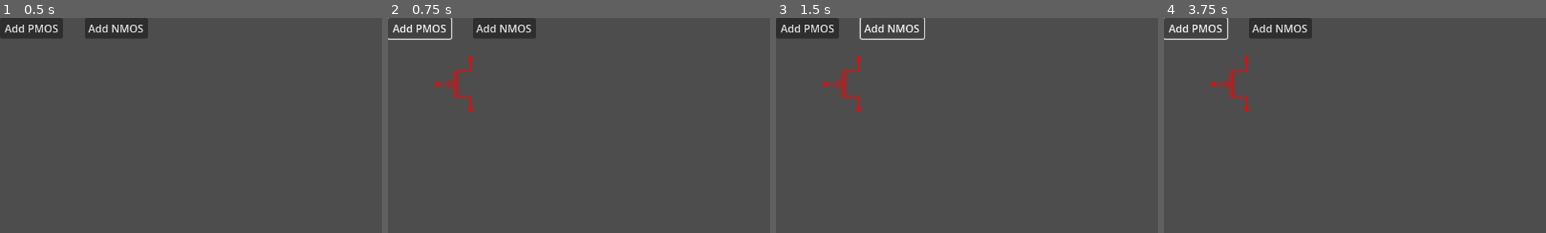
Above: before the commit, frames 1-4 (left to right).
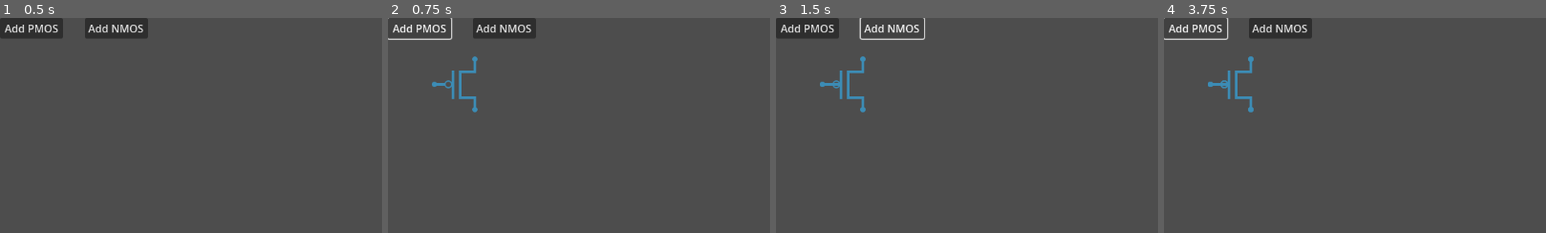
Above: after the commit, the same moments.

Repository: TrueFoXDeN/TransistorGame
Game: Godot game, scene res://Test.tscn
The game is run twice, just before and just after one commit, with the same random seed, the same clock (stepped at 60 frames per second) and the same inputs.
Inputs:
- Up to frame 1 (0.5 s): no input
- Up to frame 2 (0.75 s): click "Add PMOS" at 0.5 s
- Up to frame 3 (1.5 s): click "Add NMOS" at 1.25 s
- Up to frame 4 (3.75 s): click "Add PMOS" at 2 s; click "Add NMOS" at 2.75 s; click "Add PMOS" at 3.5 s
The pictures show only the part of the screen within x 0-50%, y 0-50%; the shares and areas given below are measured in that part.

Frame 1 is identical in both runs. In frame 2, 0.7% of the frame differs, in the area x 11-24%, y 17-44%; in frame 3, 0.7%; in frame 4, 0.7%.

Commit message:
Added NMOS

Diff:
--- a/GameControl.gd
+++ b/GameControl.gd
@@ -1,9 +1,9 @@
 extends Node2D
 var pmos_scene : PackedScene = preload("res://PMOS.tscn")
+var nmos_scene : PackedScene = preload("res://NMOS.tscn")
 
 # Called when the node enters the scene tree for the first time.
 func _ready():
-	$Add_PMOS.pressed.connect(self.on_pmos_click)
 	pass # Replace with function body.
 
 
@@ -12,8 +12,17 @@
 	pass
 
 
-func on_pmos_click():
+
+
+func _on_add_pmos_pressed():
 	print("PMOS Click")
 	var pmos_instance = pmos_scene.instantiate()
 	pmos_instance.position = Vector2(100, 100)
 	add_child(pmos_instance)
+
+
+func _on_add_nm_os_pressed():
+	print("NMOS Click")
+	var nmos_instance = nmos_scene.instantiate()
+	nmos_instance.position = Vector2(100, 100)
+	add_child(nmos_instance)
--- a/NMOS.gd
+++ b/NMOS.gd
@@ -1,5 +1,8 @@
-extends Node2D
+extends Area2D
 
+var draggable = false
+
+var offset: Vector2
 
 # Called when the node enters the scene tree for the first time.
 func _ready():
@@ -8,17 +11,21 @@
 
 # Called every frame. 'delta' is the elapsed time since the previous frame.
 func _process(delta):
-	pass
+	if draggable:
+		if Input.is_action_just_pressed("click"):
+			offset = get_global_mouse_position() - global_position
+		if Input.is_action_pressed("click"):
+			global_position = get_global_mouse_position() - offset
 
 
-func _draw():
-	draw_line(Vector2(100,0), Vector2(100,20),Color.RED, 2.0)
-	draw_line(Vector2(80,20), Vector2(100,20),Color.RED, 2.0)
-	draw_line(Vector2(80,20), Vector2(80,60),Color.RED, 2.0)
-	draw_line(Vector2(80,60), Vector2(100,60),Color.RED, 2.0)
-	draw_line(Vector2(100,60), Vector2(100,80),Color.RED, 2.0)
-	draw_line(Vector2(75,20), Vector2(75,60),Color.RED, 2.0)
-	draw_line(Vector2(75,40), Vector2(50,40),Color.RED, 2.0)
-	draw_circle(Vector2(100,2), 3, Color.RED)
-	draw_circle(Vector2(100,78), 3, Color.RED)
-	draw_circle(Vector2(50,40), 3, Color.RED)
+func _on_mouse_entered():
+	draggable = true
+	var tween = get_tree().create_tween()
+	tween.tween_property(self, "scale", Vector2(1.1, 1.1), 0.1).set_ease(Tween.EASE_OUT)
+
+
+
+func _on_mouse_exited():
+	draggable = false
+	var tween = get_tree().create_tween()
+	tween.tween_property(self, "scale", Vector2(1.0, 1.0), 0.1).set_ease(Tween.EASE_OUT)
--- /dev/null
+++ b/NMOS.tscn
@@ -0,0 +1,23 @@
+[gd_scene load_steps=4 format=3 uid="uid://dh3wtqto2nw42"]
+
+[ext_resource type="Texture2D" uid="uid://c1wn3bv4wrqv7" path="res://res/nmos.png" id="1_mdtjq"]
+[ext_resource type="Script" path="res://NMOS.gd" id="1_tywm1"]
+
+[sub_resource type="RectangleShape2D" id="RectangleShape2D_dd8xp"]
+size = Vector2(69, 84)
+
+[node name="NMOS" type="Area2D"]
+script = ExtResource("1_tywm1")
+
+[node name="CollisionShape2D" type="CollisionShape2D" parent="."]
+show_behind_parent = true
+position = Vector2(0.5, 0)
+shape = SubResource("RectangleShape2D_dd8xp")
+
+[node name="Sprite2D" type="Sprite2D" parent="."]
+modulate = Color(0.235294, 0.54902, 0.709804, 1)
+texture_filter = 1
+texture = ExtResource("1_mdtjq")
+
+[connection signal="mouse_entered" from="." to="." method="_on_mouse_entered"]
+[connection signal="mouse_exited" from="." to="." method="_on_mouse_exited"]
--- a/PMOS.gd
+++ b/PMOS.gd
@@ -18,24 +18,6 @@
 			global_position = get_global_mouse_position() - offset
 
 
-	queue_redraw()
-
-func _draw():
-	draw_line(Vector2(25,-40), Vector2(25,-20), Color.RED, 2.0)
-	draw_line(Vector2(5,-20), Vector2(25,-20), Color.RED, 2.0)
-	draw_line(Vector2(5,-20), Vector2(5,20), Color.RED, 2.0)
-	draw_line(Vector2(5,20), Vector2(25,20), Color.RED, 2.0)
-	draw_line(Vector2(25,20), Vector2(25,40), Color.RED, 2.0)
-	draw_line(Vector2(0,-20), Vector2(0,20), Color.RED, 2.0)
-	draw_line(Vector2(-8,0), Vector2(-25,0), Color.RED, 2.0)
-	draw_circle(Vector2(-25,0), 3, Color.RED)
-	draw_circle(Vector2(25,-38), 3, Color.RED)
-	draw_circle(Vector2(25,38), 3, Color.RED)
-	draw_arc(Vector2(-5,0), 4, 0, 360, 15, Color.RED, 1.5)
-
-
-
-
 func _on_mouse_entered():
 	draggable = true
 	var tween = get_tree().create_tween()
--- a/PMOS.tscn
+++ b/PMOS.tscn
@@ -1,16 +1,23 @@
-[gd_scene load_steps=3 format=3 uid="uid://c7gxq2qogff7f"]
+[gd_scene load_steps=4 format=3 uid="uid://c7gxq2qogff7f"]
 
 [ext_resource type="Script" path="res://PMOS.gd" id="1_8k56l"]
+[ext_resource type="Texture2D" uid="uid://cr31nhw0w0awh" path="res://res/pmos.png" id="2_rej7w"]
 
 [sub_resource type="RectangleShape2D" id="RectangleShape2D_r1et1"]
-size = Vector2(58, 82)
+size = Vector2(69, 84)
 
 [node name="Pmos" type="Area2D" groups=["draggable"]]
 script = ExtResource("1_8k56l")
 
 [node name="CollisionShape2D" type="CollisionShape2D" parent="."]
 show_behind_parent = true
+position = Vector2(0.5, 0)
 shape = SubResource("RectangleShape2D_r1et1")
+
+[node name="Sprite2D" type="Sprite2D" parent="."]
+modulate = Color(0.235294, 0.54902, 0.709804, 1)
+texture_filter = 1
+texture = ExtResource("2_rej7w")
 
 [connection signal="mouse_entered" from="." to="." method="_on_mouse_entered"]
 [connection signal="mouse_exited" from="." to="." method="_on_mouse_exited"]
--- a/Test.tscn
+++ b/Test.tscn
@@ -1,15 +1,9 @@
-[gd_scene load_steps=3 format=3 uid="uid://dmu86jfygo7mk"]
+[gd_scene load_steps=2 format=3 uid="uid://dmu86jfygo7mk"]
 
 [ext_resource type="Script" path="res://GameControl.gd" id="1_0c87r"]
-[ext_resource type="Script" path="res://NMOS.gd" id="2_snjub"]
 
 [node name="Test" type="Node2D"]
 script = ExtResource("1_0c87r")
-
-[node name="NMOS_Transistor2" type="Node2D" parent="."]
-visible = false
-position = Vector2(491, -163)
-script = ExtResource("2_snjub")
 
 [node name="Add_PMOS" type="Button" parent="."]
 offset_right = 95.0
@@ -21,3 +15,9 @@
 offset_right = 223.0
 offset_bottom = 31.0
 text = "Add NMOS"
+
+[node name="Camera2D" type="Camera2D" parent="."]
+position = Vector2(576, 324)
+
+[connection signal="pressed" from="Add_PMOS" to="." method="_on_add_pmos_pressed"]
+[connection signal="pressed" from="Add_NMOs" to="." method="_on_add_nm_os_pressed"]
Binary file added: res/nmos.png
Not shown, added: res/nmos.png.import
Binary file added: res/pmos.png
Not shown, added: res/pmos.png.import
Not shown, added: res/nmos.psd
Not shown, added: res/pmo3E6F.tmp
Not shown, added: res/pmos.psd
